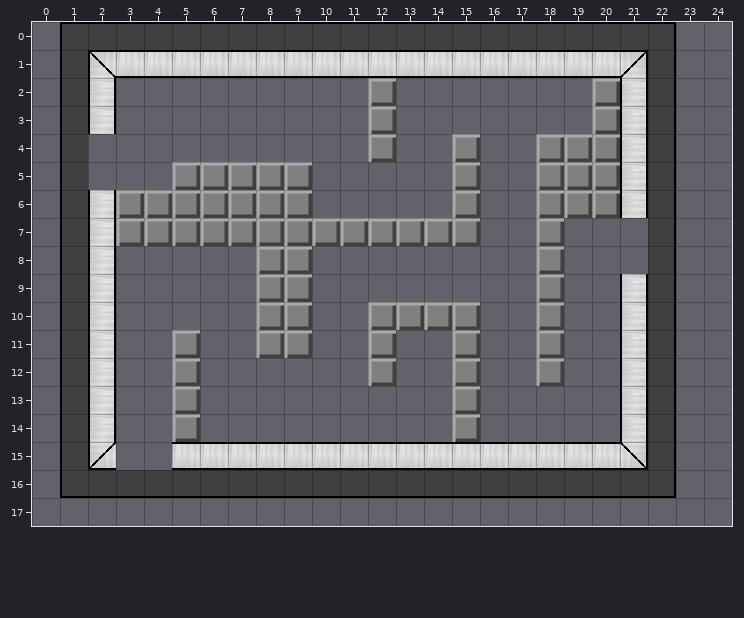
Tiled map: src/level/forrestroom1.tmx. The picture above was drawn from the file before the commit.
Cells are 32x32 px. Shown: x 0..24, y 0..17.
And afterwards:
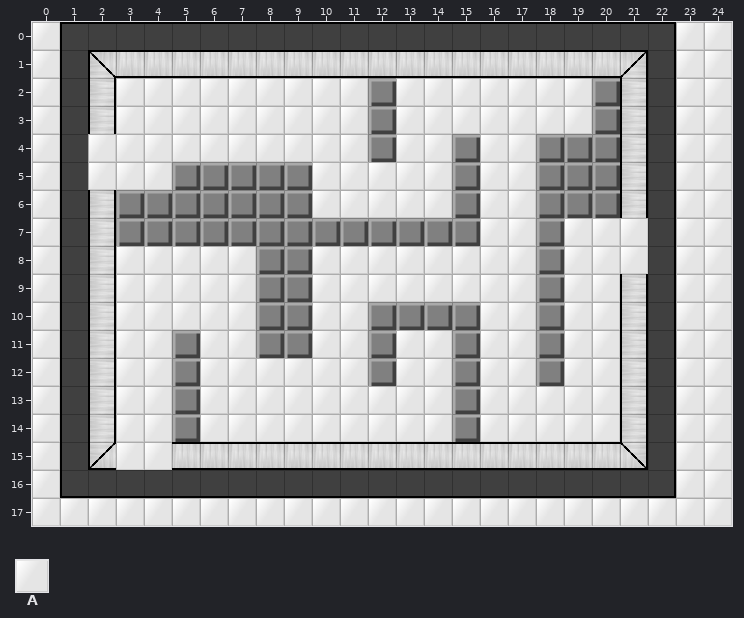
Key: from "room_tileset": A 36.
_ is an empty cell, . an unchanged one.
Tiles of an added or newly shown layer are drawn over the layers below it.
Diff:
--- layer "Tile Layer 2" (added)
@@ x 0..24 @@
- 0 _......................__
- 1 _......................__
- 2 _.._________._______...__
- 3 _.._________._______...__
- 4 _.__________.__.__.....__
- 5 _.___....._____.__.....__
- 6 _........._____.__.....__
- 7 _...............__.___.__
- 8 _.._____..________.___.__
- 9 _.._____..________.__..__
-10 _.._____..__....__.__..__
-11 _..__.__..__.__.__.__..__
-12 _..__.______.__.__.__..__
-13 _..__._________._____..__
-14 _..__._________._____..__
-15 _..__..................__
-16 _......................__
-17 _________________________
+ 0 A......................AA
+ 1 A......................AA
+ 2 A..AAAAAAAAA.AAAAAAA...AA
+ 3 A..AAAAAAAAA.AAAAAAA...AA
+ 4 A.AAAAAAAAAA.AA.AA.....AA
+ 5 A.AAA.....AAAAA.AA.....AA
+ 6 A.........AAAAA.AA.....AA
+ 7 A...............AA.AAA.AA
+ 8 A..AAAAA..AAAAAAAA.AAA.AA
+ 9 A..AAAAA..AAAAAAAA.AA..AA
+10 A..AAAAA..AA....AA.AA..AA
+11 A..AA.AA..AA.AA.AA.AA..AA
+12 A..AA.AAAAAA.AA.AA.AA..AA
+13 A..AA.AAAAAAAAA.AAAAA..AA
+14 A..AA.AAAAAAAAA.AAAAA..AA
+15 A..AA..................AA
+16 A......................AA
+17 AAAAAAAAAAAAAAAAAAAAAAAAA
Boxes around the changes in both pictures, in picture pixels (x1, y1, x2, y2):
added: (32, 22, 732, 526)
